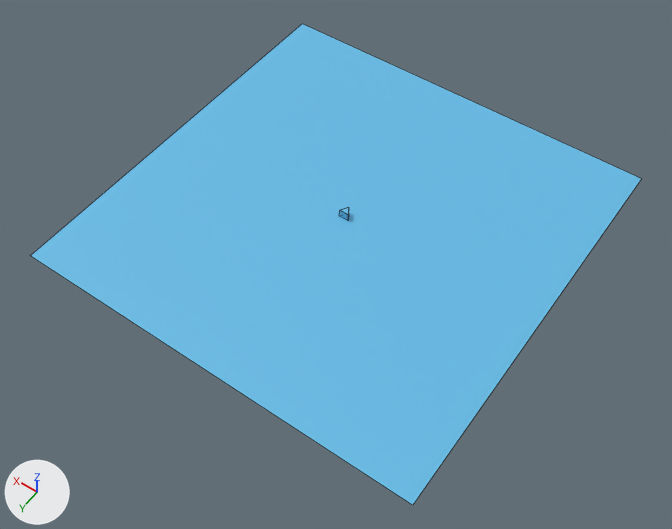
An edit to the Blender file blender_course/assignments/list_11/project2.blend, drawn before and after from the same camera.
The view is the same before and after, from a camera (50 mm lens) standing at (-79.4, 115.3, 160.9) and looking at (-3.5, 8.9, -6.2). The axes (+X, +Y, +Z) are drawn at lower left. The lights are the same throughout. The first picture is the older version. Mesh edges are drawn as thin lines.

Script lines for the objects in view, before the commit:
```python
mat_material_002 = principled_material('Material.002')
mat_material_002.base_color = (0.13, 0.503, 0.799)  # blue #65bce7
mat_material_002.roughness = 0.6
me_cube_001 = bpy.data.meshes.new('Cube.001')
me_cube_001.from_pydata(...)  # 18 vertices, 17 faces; spans x -1.19..1.19, y -1.0..1.0, z -1.0..1.0
me_cube_001.materials.append(mat_material_002)  # blue #65bce7
me_plane = bpy.data.meshes.new('Plane')
me_plane.from_pydata([(-50.0, -50.0, 0.0), (50.0, -50.0, 0.0), (-50.0, 50.0, 0.0), (50.0, 50.0, 0.0)], [], [(0, 1, 3, 2)])
me_plane.materials.append(mat_material_001)  # blue #65bce7
ob_cube = bpy.data.objects.new('Cube', me_cube_001)
ob_cube.location = (0.0, 0.0, 1.0)
ob_plane = bpy.data.objects.new('Plane', me_plane)
ob_plane.location = (0.0, 0.0, 0.0)
```
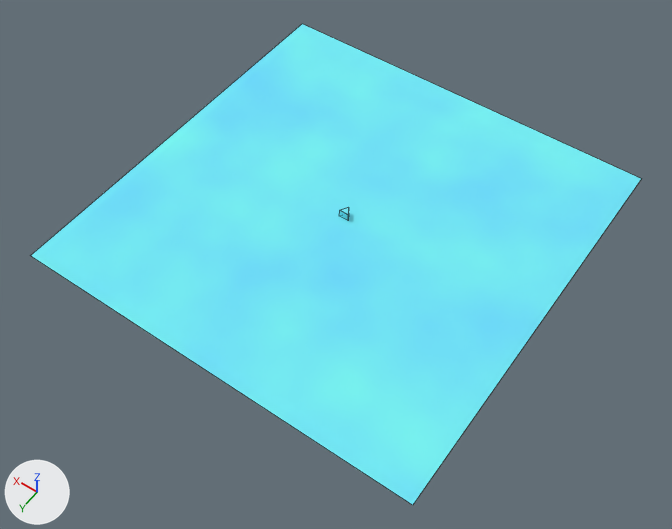
Where the change shows, as pixel boxes [x1, y1, x2, y2] in the pictures (672 x 529 px):
```json
{"object": "Plane", "change": "surface changed, recoloured", "before": [31, 24, 641, 505], "after": [31, 24, 641, 505], "on screen": "blue to cyan"}
{"object": "Cube", "change": "surface changed", "before": [339, 208, 349, 221], "after": [339, 208, 349, 221]}
```

Scene script edits in JSON lines:
```json
{"block": "mat_material_002", "change": "nodes: BsdfPrincipled, OutputMaterial"}
{"block": "mat_material_002", "change": "colours: blue #65bce7"}
{"block": "mat_material_002", "change": "nodes: BsdfPrincipled, Bump x2, Mix, OutputMaterial, TexNoise x2, TexVoronoi"}
{"block": "mat_material_002", "change": "colours: cyan #69d3ff, cyan #7dfff1"}
{"block": "me_plane", "where": "me_plane.from_pydata(...)  # 4 vertices, 1 face; spans x -50.0..50.0, y -50.0..50.0, z 0.0"}
{"op": "remove", "block": "me_plane", "code": "me_plane.materials.append(mat_material_001)  # blue #65bce7"}
{"op": "add", "block": "me_plane", "code": "me_plane.materials.append(mat_material_002)"}
```
